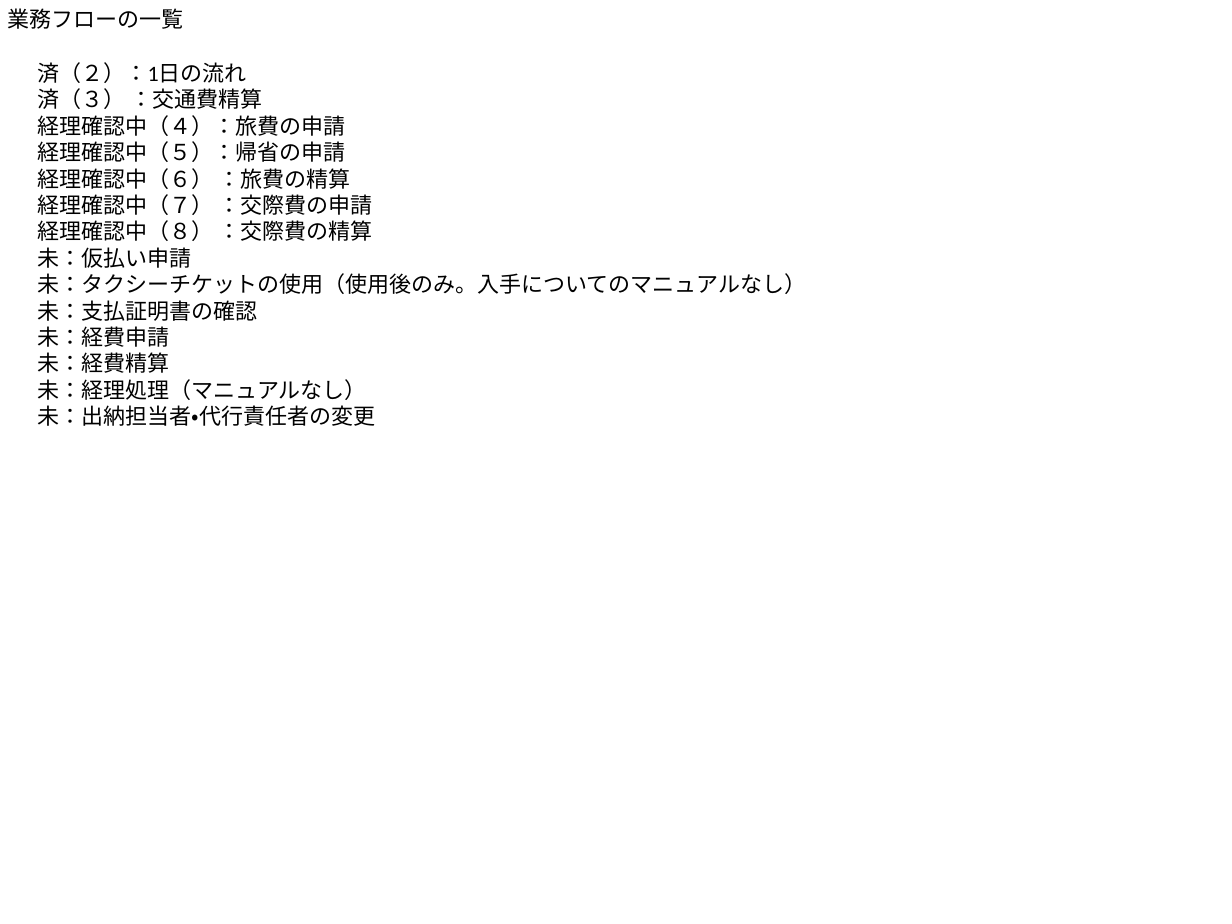
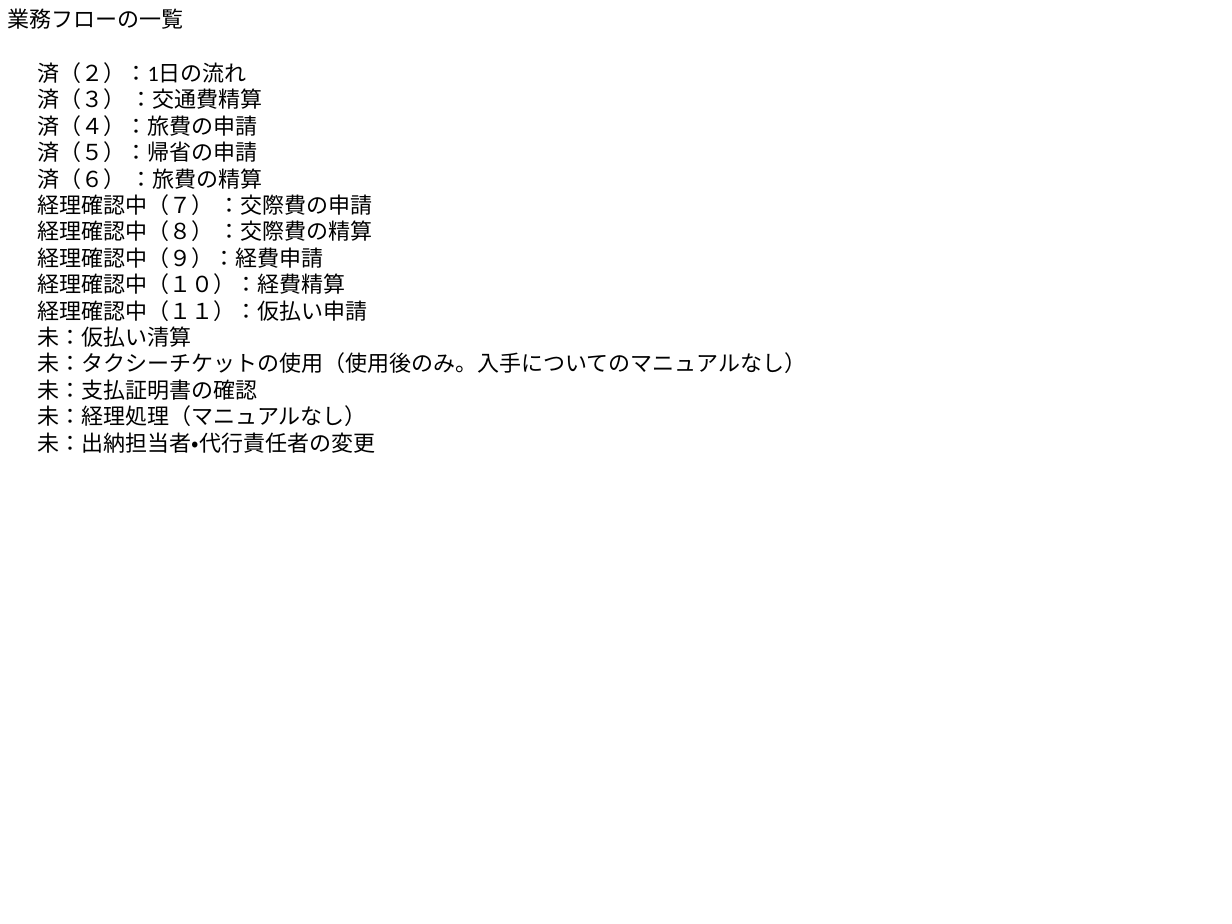
Before and after one commit to hide775533/vba_addin, a slide deck: slide 1 of xxx.pptx. Drawn at 1232x924 pixels with LibreOffice and Linux fonts; fonts in the diff are those of the drawing. Boxes give left, top, right and bottom in pixels: in the first picture for what was removed or moved away, otherwise in the second. Text is boxed around its words. In the diff, an @@ line names an element or a change of style, - is before the commit and + after.

```diff
--- a/xxx.pptx
+++ b/xxx.pptx
@@ text at <box>38,115,263,189</box>: text changed @@
-経理確認中（４）：旅費の申請
-経理確認中（５）：帰省の申請
-経理確認中（６） ：旅費の精算
+済（４）：旅費の申請
+済（５）：帰省の申請
+済（６） ：旅費の精算
@@ text at <box>38,247,368,347</box>: text changed @@
-未：仮払い申請
+経理確認中（９）：経費申請
+経理確認中（１０）：経費精算
+経理確認中（１１）：仮払い申請
+未：仮払い清算
@@ text at <box>38,326,170,373</box>: paragraphs removed @@
-未：経費申請
-未：経費精算
```
Also in this commit, not shown: 7 other slides changed, 2 slides added.
